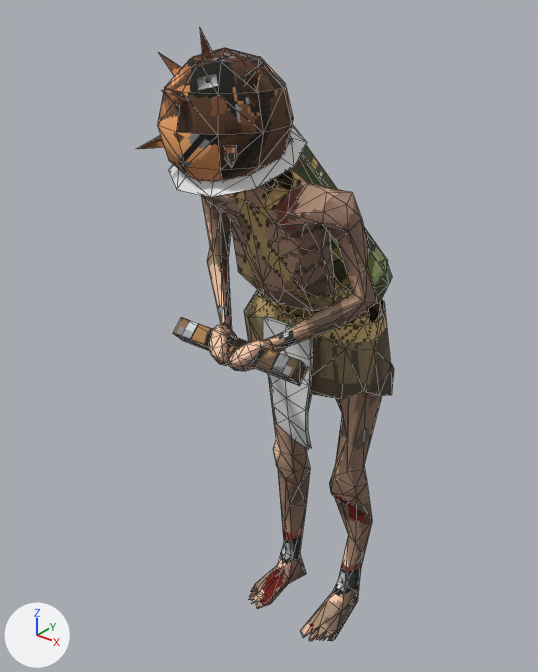
One commit to the Blender file tools/art/blend/ecclesiastic-prisoner.blend: the scene before it, then after it.
Before and after are seen from a camera (50 mm lens) standing at (0.709, -1.049, 1.26) and looking at (-0.039, -0.114, 0.68). Lighting does not change. The marker at lower left points along +X, +Y and +Z. The picture after the commit comes second. Mesh edges are drawn as thin lines.

Objects in the first picture: 'Accent', 'Back', 'Body', 'Helmet', 'Hip', 'Weapon'.
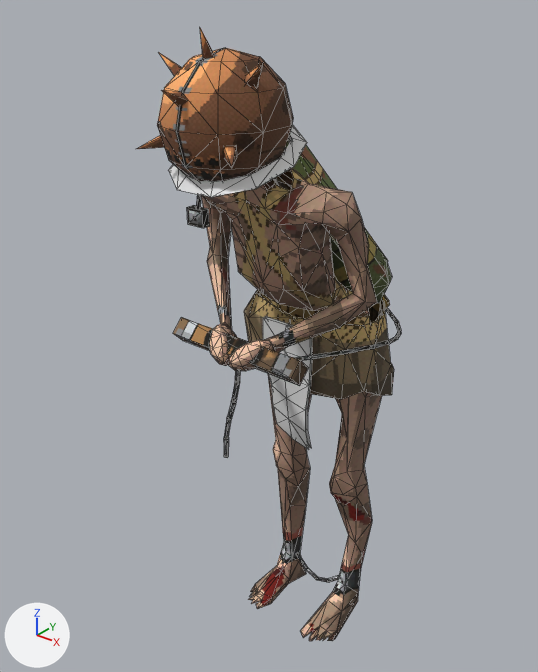
Where the change shows, as pixel boxes [x1, y1, x2, y2] in the pictures (538 x 672 px):
'Helmet', reshaped (30% taller)
    before: [137, 28, 293, 182]
    after: [137, 28, 293, 228]
'Hip', reshaped (167% taller)
    before: [244, 290, 394, 399]
    after: [244, 290, 394, 583]
'Back', reshaped
    before: [286, 142, 392, 303]
    after: [274, 142, 401, 361]
'Weapon', reshaped (103% taller)
    before: [173, 317, 309, 386]
    after: [173, 317, 309, 458]
part 1 of me_hip, added
    after: [296, 553, 339, 583]
part 2 of me_helmet, added
    after: [187, 205, 209, 228]
part 3 of me_helmet, added
    after: [196, 194, 201, 208]
part 4 of me_helmet, surface changed
    both: [138, 28, 293, 182]
part 5 of me_weapon, added
    after: [224, 370, 240, 458]
part 6 of me_weapon, surface changed
    both: [173, 320, 309, 386]
part 7 of me_back, added (mostly hidden)
    after: [382, 294, 390, 309]
part 8 of me_back, added
    after: [296, 307, 401, 361]
part 9 of me_back, added (mostly hidden)
    after: [274, 178, 288, 190]
part 10 of me_back, surface changed
    both: [286, 142, 390, 303]

The change, as a diff of the scene's bpy script:
```diff
--- a/tools/art/blend/ecclesiastic-prisoner.blend.py
+++ b/tools/art/blend/ecclesiastic-prisoner.blend.py
@@ me_hip @@
 # used by ob_hip; location = (0.0, 0.0, 0.0)
-me_hip.from_pydata(...)  # 84 vertices, 98 faces; spans x -0.154..0.152, y -0.102..0.095, z 0.567..0.727
+me_hip.from_pydata(...)  # 116 vertices, 146 faces; spans x -0.154..0.152, y -0.102..0.095, z 0.039..0.727
+# me_hip part 1
+# 27 vertices are added at x -0.06..0.063, y 0.004..0.013, z 0.039..0.086
+# 5 new vertices lie (0.0, 0.009, 0.0) away from vertices in x -0.057..0.031, y 0.004, z 0.043..0.083
+# 48 new faces join them
 me_hip.materials.append(mat_ecclesiastic_prisonerhip)
@@ me_helmet @@
 # used by ob_helmet; location = (0.0, 0.0, 0.0)
-me_helmet.from_pydata(...)  # 82 vertices, 136 faces; spans x -0.094..0.094, y -0.377..-0.158, z 0.98..1.2
+me_helmet.from_pydata(...)  # 98 vertices, 160 faces; spans x -0.094..0.094, y -0.377..-0.158, z 0.943..1.2
+# me_helmet part 2: a new loose piece, a box spanning x -0.015..0.015, y -0.328..-0.315, z 0.943..0.968, in mat_ecclesiastic_prisonerhelmet (picture img_ecclesiastic_prisoner_helmet)
+# me_helmet part 3
+# 8 vertices are added at x -0.004..0.004, y -0.325..-0.31, z 0.966..1.0
+# 12 new faces join them
+# me_helmet part 4: 129 kept faces spanning x -0.094..0.094, y -0.377..-0.158, z 0.98..1.2 get new texture (UV) coordinates
 me_helmet.materials.append(mat_ecclesiastic_prisonerhelmet)
@@ me_weapon @@
 # used by ob_weapon; location = (0.0, 0.0, 0.0)
-me_weapon.from_pydata(...)  # 8 vertices, 12 faces; spans x -0.125..0.125, y -0.266..-0.222, z 0.694..0.739
+me_weapon.from_pydata(...)  # 48 vertices, 72 faces; spans x -0.125..0.125, y -0.284..-0.222, z 0.528..0.739
+# me_weapon part 5: 40 vertices added at x -0.008..0.008, y -0.284..-0.24, z 0.528..0.695
+# me_weapon part 6: 10 kept faces spanning x -0.125..0.125, y -0.266..-0.222, z 0.694..0.739 get new texture (UV) coordinates
 me_weapon.materials.append(mat_ecclesiastic_prisonerweapon)
@@ me_back @@
 # used by ob_back; location = (0.0, 0.0, 0.0)
-me_back.from_pydata(...)  # 70 vertices, 120 faces; spans x -0.14..0.099, y -0.135..0.112, z 0.704..1.072
+me_back.from_pydata(...)  # 176 vertices, 276 faces; spans x -0.14..0.164, y -0.246..0.112, z 0.689..1.072
+# me_back part 7: a new loose piece, an icosphere of 20 faces spanning x 0.049..0.087, y 0.064..0.1, z 0.692..0.732, in mat_ecclesiastic_prisonerback (picture img_ecclesiastic_prisoner_back)
+# me_back part 8: 54 vertices added at x 0.072..0.164, y -0.246..0.091, z 0.689..0.72
+# me_back part 9: 28 vertices added at x -0.06..-0.002, y -0.129..-0.041, z 0.817..1.012
+# me_back part 10: 120 kept faces spanning x -0.14..0.099, y -0.135..0.112, z 0.704..1.072 get new texture (UV) coordinates
+# other edits to the shape of me_back do not show in these pictures
 me_back.materials.append(mat_ecclesiastic_prisonerback)
```
